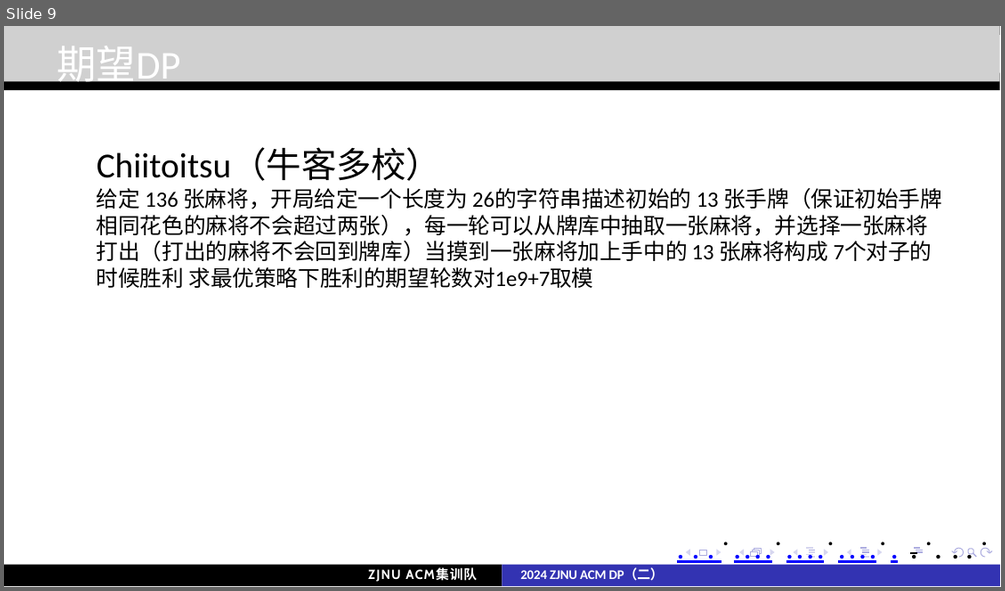
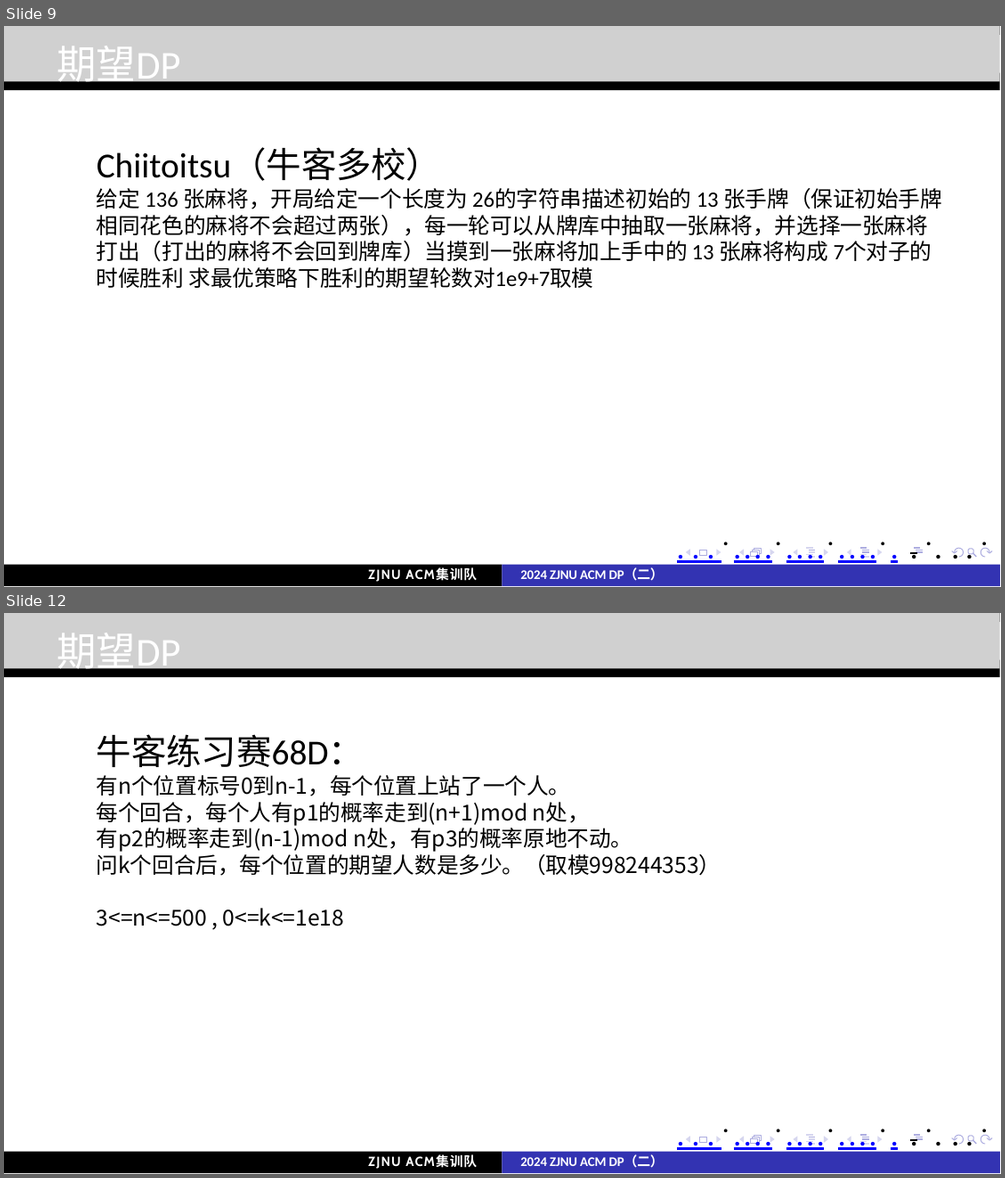
Before and after one commit to john1234567891011121314/moban, a slide deck: acm/讲课·dp/DP（二）.pptx. Shown one above the other, each under a label of ours: slide 9 before the commit, slides 9 and 12 after it; the slides between them are not shown. The pictures are 1005x591 and 1005x1178 pixels, drawn with LibreOffice and Linux fonts; fonts in the diff are those of the drawing; grey boxes stand for pictures. Boxes give left, top, right and bottom in pixels: in the first picture for what was removed or moved away, otherwise in the second. Text is boxed around its words. In the diff, an @@ line names an element or a change of style, - is before the commit and + after.

```diff
--- a/acm/讲课·dp/DP（二）.pptx
+++ b/acm/讲课·dp/DP（二）.pptx
@@ slide 12 added at (x1=4, y1=613, x2=1001, y2=1174), background #FFFFFF; not listed: 30 template elements that a slide beside it also shows @@
@@ picture added at (x1=4, y1=613, x2=999, y2=668) @@
@@ text added at (x1=57, y1=633, x2=180, y2=675), 18 pt, text #FFFFFF @@
+期望DP
@@ text added at (x1=97, y1=734, x2=721, y2=926), 10 pt, text #000000 @@
+牛客练习赛68D：
+有n个位置标号0到n-1，每个位置上站了一个人。
+每个回合，每个人有p1的概率走到(n+1)mod n处，
+有p2的概率走到(n-1)mod n处，有p3的概率原地不动。
+问k个回合后，每个位置的期望人数是多少。（取模998244353）
+3<=n<=500 , 0<=k<=1e18
@@ freeform shape added at (x1=4, y1=1151, x2=502, y2=1174), fill #000000 @@
@@ text added at (x1=368, y1=1154, x2=477, y2=1168), 6 pt, text #FFFFFF, bold @@
+ZJNU ACM集训队
@@ freeform shape added at (x1=502, y1=1151, x2=999, y2=1174), fill #3333B2 @@
@@ text added at (x1=520, y1=1154, x2=663, y2=1167), 12 pt, text #0000FF, bold @@
+. . . ................. . .. . . .
+2024 ZJNU ACM DP（二）
```
Also in this commit, not shown: 3 other slides added, 1 other file.
